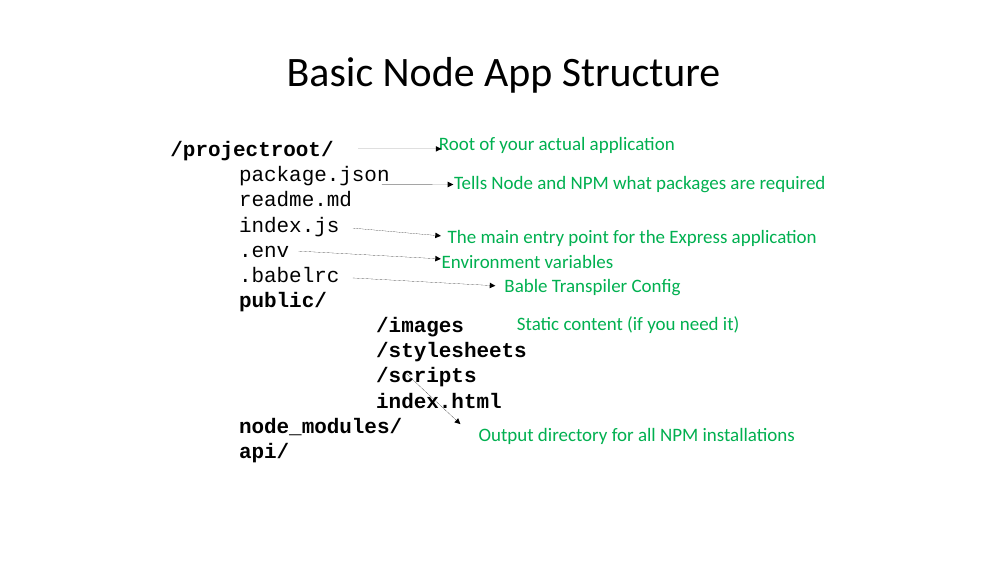
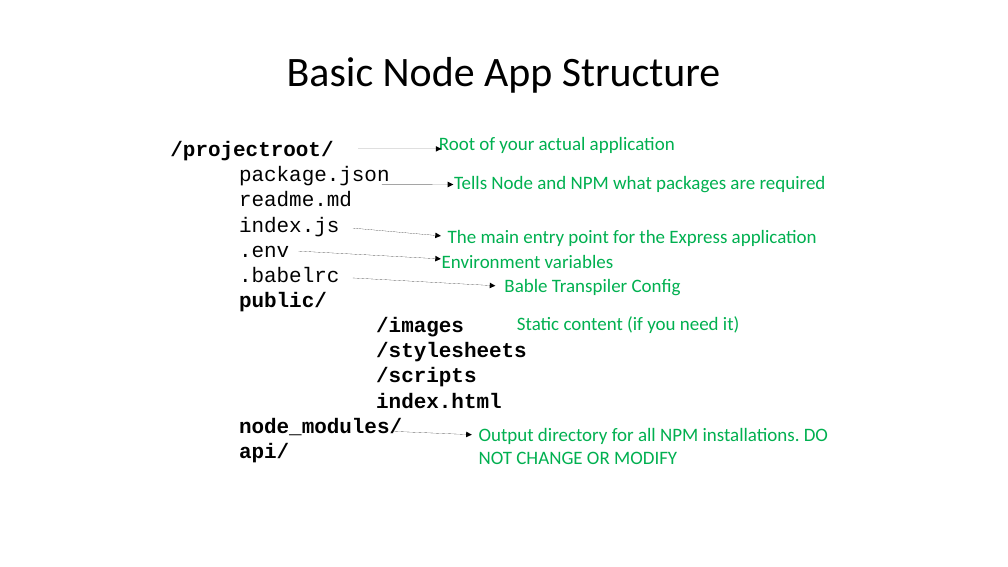
Before and after one commit to diarmuidoconnor/wad2, a slide deck: slide 35 of topic07/talk-1/node-2019.pptx (slide 34 before the commit). Drawn at 1008x567 pixels with LibreOffice and Linux fonts; fonts in the diff are those of the drawing. Boxes give left, top, right and bottom in pixels: in the first picture for what was removed or moved away, otherwise in the second. Text is boxed around its words. In the diff, an @@ line names an element or a change of style, - is before the commit and + after.

```diff
--- a/topic07/talk-1/node-2019.pptx
+++ b/topic07/talk-1/node-2019.pptx
@@ arrow moved from (404, 372) - (460, 424) to (391, 431) - (472, 435) @@
@@ text at box(479, 428, 828, 464): text changed @@
-Output directory for all NPM installations
+Output directory for all NPM installations. DO NOT CHANGE OR MODIFY
```
Also in this commit, not shown: 3 other slides changed, 21 slides added, 19 other files.
